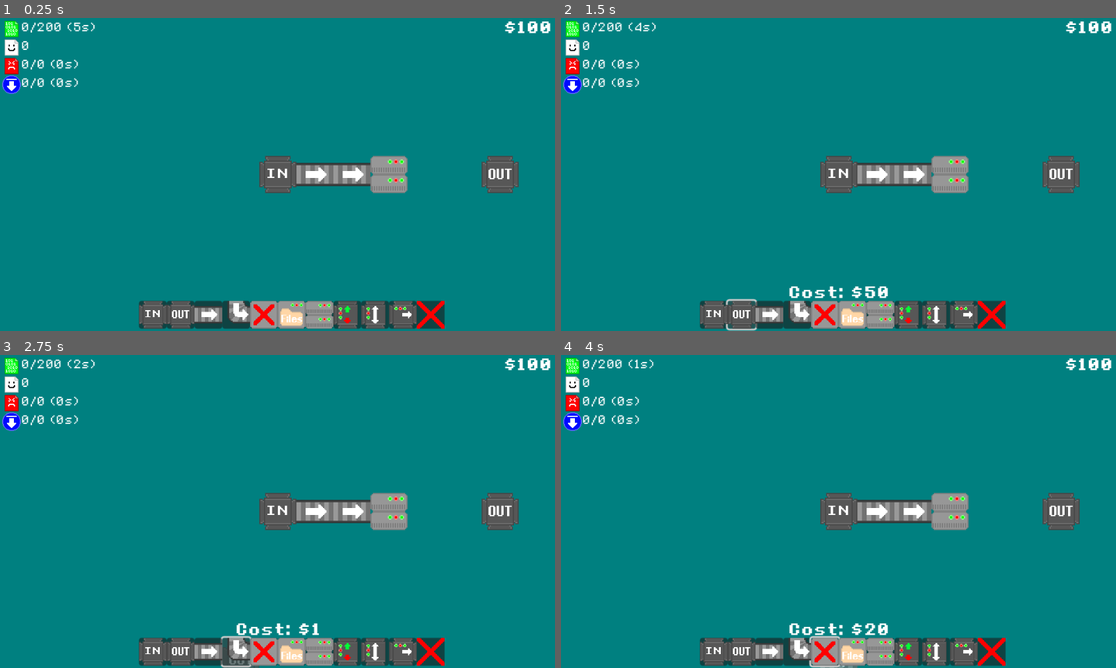
Above: before the commit, frames 1-4 (two rows, left to right).
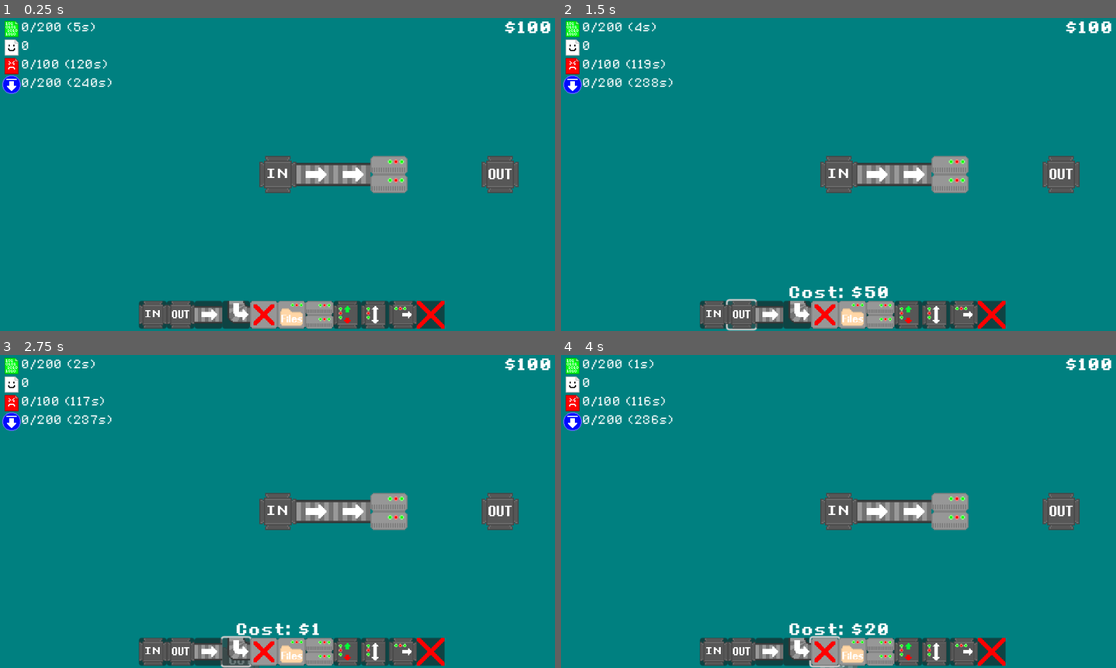
Above: after the commit, the same moments.

Repository: Birb-Games/gmtk-game-jam-2024
Game: Godot game, scene res://scenes/Root.tscn
Same seed, same stepped clock (60 frames per second), same inputs: the game is played once before the commit and once after it.
Inputs (mouse positions are in pixels of both pictures, inside the frame that each line leads up to):
- Up to frame 1 (0.25 s): no input
- Up to frame 2 (1.5 s): click (716, 315) at 0.5 s; click (744, 315) at 1.25 s
- Up to frame 3 (2.75 s): click (238, 652) at 2 s
- Up to frame 4 (4 s): click (771, 652) at 2.75 s; click (827, 652) at 3.5 s

The runs differ from the first frame. In frame 1, 0.4% of the frame differs, in the area x 6-21%, y 13-23%; in frame 2, 0.4%; in frame 3, 0.4%; in frame 4, 0.4%.

Commit message:
added bad file and added download file

Diff:
--- /dev/null
+++ b/scenes/Bad.tscn
@@ -0,0 +1,25 @@
+[gd_scene load_steps=5 format=3 uid="uid://dx8x2wygdl6xn"]
+
+[ext_resource type="Texture2D" uid="uid://oryin8ekfal5" path="res://assets/sprites/bad.png" id="1_6sl80"]
+[ext_resource type="Script" path="res://scripts/bad.gd" id="1_jnkid"]
+[ext_resource type="PackedScene" uid="uid://bvqawkcoycf3e" path="res://scenes/MoveableItem.tscn" id="2_0fu33"]
+
+[sub_resource type="CircleShape2D" id="CircleShape2D_2a78c"]
+radius = 18.0
+
+[node name="Bad" type="Area2D"]
+scale = Vector2(0.5, 0.5)
+script = ExtResource("1_jnkid")
+
+[node name="Sprite2D" type="Sprite2D" parent="."]
+texture = ExtResource("1_6sl80")
+
+[node name="CollisionShape2D" type="CollisionShape2D" parent="."]
+shape = SubResource("CircleShape2D_2a78c")
+
+[node name="MoveableItem" parent="." instance=ExtResource("2_0fu33")]
+
+[connection signal="deleter" from="MoveableItem" to="." method="_on_moveable_item_deleter"]
+[connection signal="empty" from="MoveableItem" to="." method="_on_moveable_item_empty"]
+[connection signal="output" from="MoveableItem" to="." method="_on_moveable_item_output"]
+[connection signal="server" from="MoveableItem" to="." method="_on_moveable_item_server"]
--- /dev/null
+++ b/scenes/Download.tscn
@@ -0,0 +1,25 @@
+[gd_scene load_steps=5 format=3 uid="uid://bc80js0lqq2c"]
+
+[ext_resource type="Script" path="res://scripts/download.gd" id="1_m28pn"]
+[ext_resource type="Texture2D" uid="uid://bft8p2ejikb81" path="res://assets/sprites/download.png" id="1_s8q2g"]
+[ext_resource type="PackedScene" uid="uid://bvqawkcoycf3e" path="res://scenes/MoveableItem.tscn" id="2_rpyni"]
+
+[sub_resource type="CircleShape2D" id="CircleShape2D_xg1se"]
+radius = 18.0
+
+[node name="Area2D" type="Area2D"]
+scale = Vector2(0.5, 0.5)
+script = ExtResource("1_m28pn")
+
+[node name="Sprite2D" type="Sprite2D" parent="."]
+texture = ExtResource("1_s8q2g")
+
+[node name="CollisionShape2D" type="CollisionShape2D" parent="."]
+shape = SubResource("CircleShape2D_xg1se")
+
+[node name="MoveableItem" parent="." instance=ExtResource("2_rpyni")]
+
+[connection signal="deleter" from="MoveableItem" to="." method="_on_moveable_item_deleter"]
+[connection signal="empty" from="MoveableItem" to="." method="_on_moveable_item_empty"]
+[connection signal="output" from="MoveableItem" to="." method="_on_moveable_item_output"]
+[connection signal="server" from="MoveableItem" to="." method="_on_moveable_item_server"]
--- a/scenes/Root.tscn
+++ b/scenes/Root.tscn
@@ -6,6 +6,8 @@
 [ext_resource type="PackedScene" uid="uid://bhmgf6n8ywrvq" path="res://scenes/Get.tscn" id="2_gmtlf"]
 [ext_resource type="PackedScene" uid="uid://xs0ne0a078ye" path="res://scenes/HUD.tscn" id="3_kqhvd"]
 [ext_resource type="Shader" path="res://scripts/preview.gdshader" id="3_kt4p4"]
+[ext_resource type="PackedScene" uid="uid://dx8x2wygdl6xn" path="res://scenes/Bad.tscn" id="3_tdf60"]
+[ext_resource type="PackedScene" uid="uid://bc80js0lqq2c" path="res://scenes/Download.tscn" id="4_40qpo"]
 
 [sub_resource type="ShaderMaterial" id="ShaderMaterial_nasgy"]
 shader = ExtResource("3_kt4p4")
@@ -16,6 +18,8 @@
 process_mode = 3
 script = ExtResource("1_3r0vi")
 get_request = ExtResource("2_gmtlf")
+bad_request = ExtResource("3_tdf60")
+download_request = ExtResource("4_40qpo")
 
 [node name="PreviewTileMapLayer" type="TileMapLayer" parent="."]
 z_index = 2
--- /dev/null
+++ b/scripts/bad.gd
@@ -0,0 +1,20 @@
+extends Area2D
+
+func _on_moveable_item_deleter() -> void:
+	$/root/Root.spawn_counts["spawn_bad"] -= 1
+	queue_free()
+
+func _on_moveable_item_output() -> void:
+	$/root/Root.spawn_counts["spawn_bad"] -= 1
+	$/root/Root.add_coins(-10)
+	queue_free()
+
+func _on_moveable_item_server() -> void:
+	$/root/Root.spawn_counts["spawn_bad"] -= 1
+	$/root/Root.add_coins(-15)
+	queue_free()
+
+func _on_moveable_item_empty() -> void:
+	$/root/Root.spawn_counts["spawn_bad"] -= 1
+	$/root/Root.add_coins(-10)
+	queue_free()
--- /dev/null
+++ b/scripts/download.gd
@@ -0,0 +1,21 @@
+extends Area2D
+
+func _on_moveable_item_empty() -> void:
+	$/root/Root.spawn_counts["spawn_download"] -= 1
+	$/root/Root.add_coins(-10)
+	queue_free()
+
+func _on_moveable_item_deleter() -> void:
+	$/root/Root.spawn_counts["spawn_download"] -= 1
+	$/root/Root.add_coins(-5)
+	queue_free()
+
+func _on_moveable_item_output() -> void:
+	$/root/Root.spawn_counts["spawn_download"] -= 1
+	$/root/Root.add_coins(-5)
+	queue_free()
+
+func _on_moveable_item_server() -> void:
+	$/root/Root.spawn_counts["spawn_download"] -= 1
+	$/root/Root.add_coins(-5)
+	queue_free()
--- a/scripts/hud.gd
+++ b/scripts/hud.gd
@@ -71,11 +71,16 @@
 func _on_merger_button_pressed() -> void:
 	select("merger")
 
+func set_count_text(label: Label, id: String):
+	label.text = str($/root/Root.spawn_counts[id])
+	label.text += "/" + str($/root/Root.max_counts[id])
+	label.text += " (" + str(int(round($/root/Root.timers[id]))) + "s)"
 
 func update_text():
-	$Counts/GetCount.text = str($/root/Root.spawn_counts["spawn_get"])
-	$Counts/GetCount.text += "/" + str($/root/Root.max_counts["spawn_get"])
-	$Counts/GetCount.text += " (" + str(int(round($/root/Root.timers["spawn_get"]))) + "s)"
+	set_count_text($Counts/GetCount, "spawn_get")
+	set_count_text($Counts/BadCount, "spawn_bad")
+	set_count_text($Counts/DownloadCount, "spawn_download")
+
 	$Counts/RetCount.text = str($/root/Root.spawn_counts["return"])
 	if $/root/Root.tile_costs.has(selected):
 		$Cost.text = "Cost: $" + str($/root/Root.tile_costs[selected])
--- a/scripts/root.gd
+++ b/scripts/root.gd
@@ -1,6 +1,8 @@
 extends Node2D
 
 @export var get_request: PackedScene
+@export var bad_request: PackedScene
+@export var download_request: PackedScene
 
 var coins: int = 0
 var current_tile = Vector2i.ZERO
@@ -11,20 +13,28 @@
 # exceed a certain threshold then you lose the game
 var spawn_counts = {
 	"spawn_get": 0,
-	"return": 0
+	"return": 0,
+	"spawn_bad": 0,
+	"spawn_download": 0,
 }
 
 var max_counts = {
 	"spawn_get": 200,
+	"spawn_bad": 100,
+	"spawn_download": 200,
 }
 
 # once a timer runs out, reset it to these times
 var reset_times = {
-	"spawn_get": 5.0
+	"spawn_get": 5.0,
+	"spawn_bad": 10.0,
+	"spawn_download": 15.0,
 }
 
 var timers = {
-	"spawn_get": 5.0
+	"spawn_get": 5.0,
+	"spawn_bad": 120.0,
+	"spawn_download": 240.0,
 }
 
 var input_pipes = []
@@ -116,6 +126,11 @@
 			var instance
 			if id == "spawn_get":
 				instance = get_request.instantiate()
+			elif id == "spawn_bad":
+				instance = bad_request.instantiate()
+			elif id == "spawn_download":
+				instance = download_request.instantiate()
+
 			# Place the request in the world
 			instance.position = $TopTileMapLayer.map_to_local(rand_pipe)
 			$Requests.add_child(instance)
Not shown: 1 places in scenes/Root.tscn that only renumber resources
